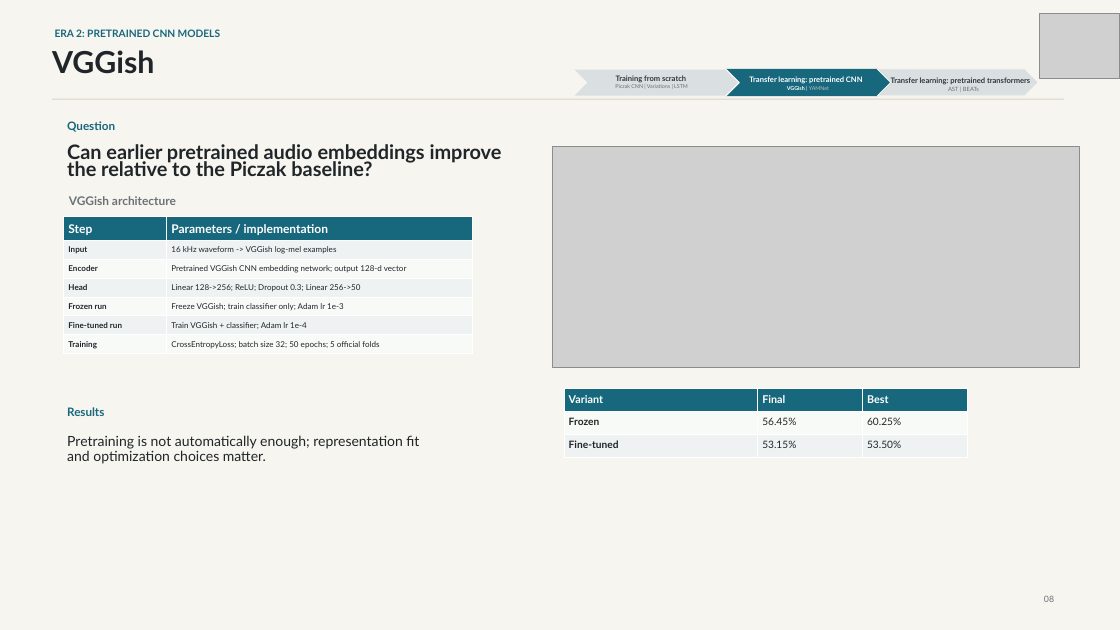
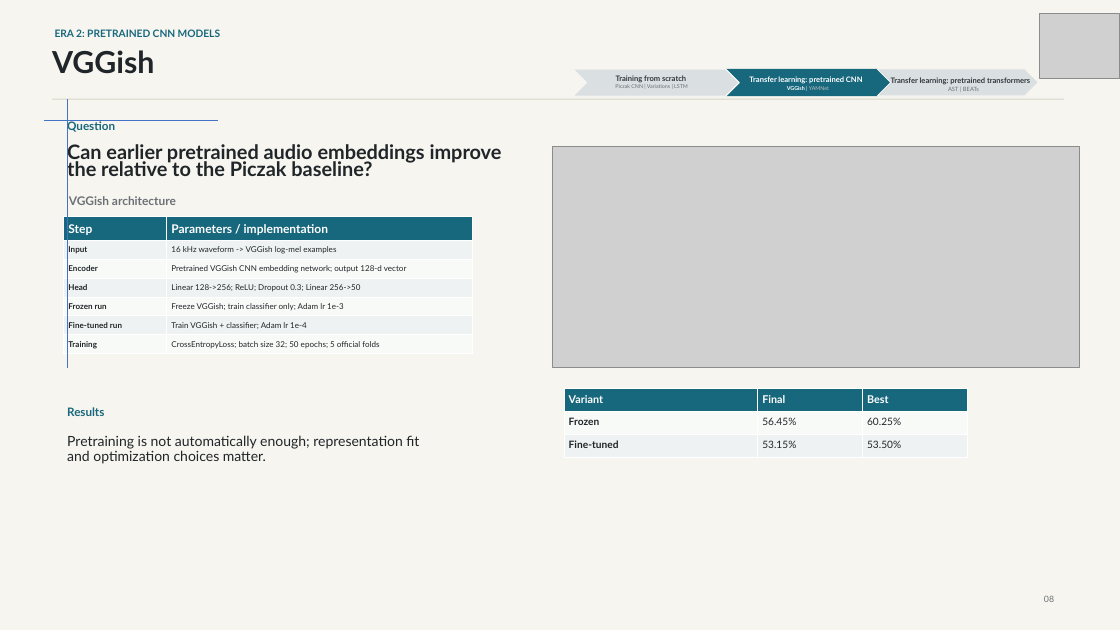
Before and after one commit to JdogLloyd1/DeepLearning5888Project, a slide deck: slide 11 of Docs/Final_Project_Presentation_Draft.pptx. Drawn at 1120x630 pixels with LibreOffice and Linux fonts; fonts in the diff are those of the drawing; grey boxes stand for pictures. Boxes give left, top, right and bottom in pixels: in the first picture for what was removed or moved away, otherwise in the second. Text is boxed around its words. In the diff, an @@ line names an element or a change of style, - is before the commit and + after.

```diff
--- a/Docs/Final_Project_Presentation_Draft.pptx
+++ b/Docs/Final_Project_Presentation_Draft.pptx
@@ line added from (67, 99) to (67, 368), #4472C4 0.5 pt @@
@@ line added from (44, 120) to (218, 120), #4472C4 0.5 pt @@
```
Also in this commit, not shown: 5 other slides changed.
